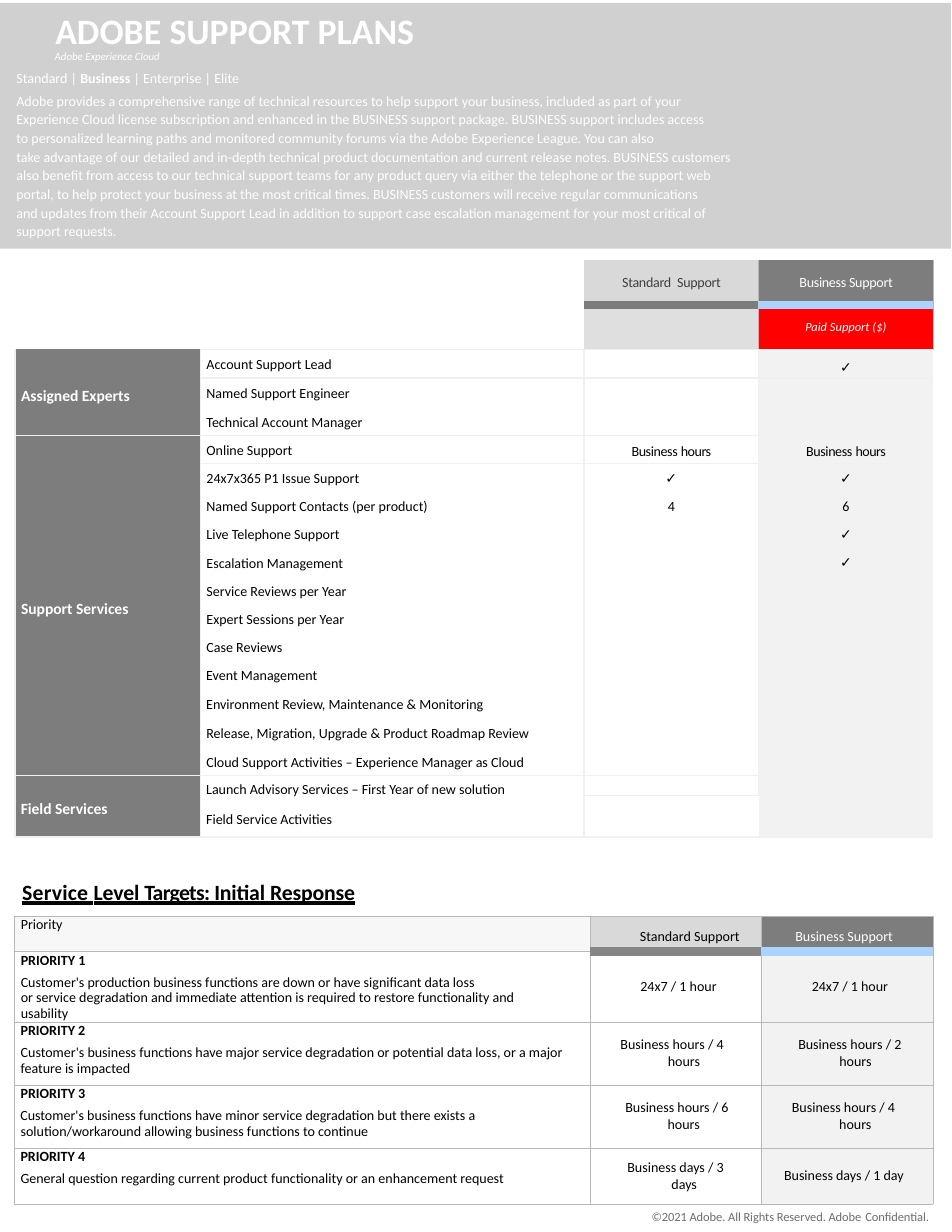
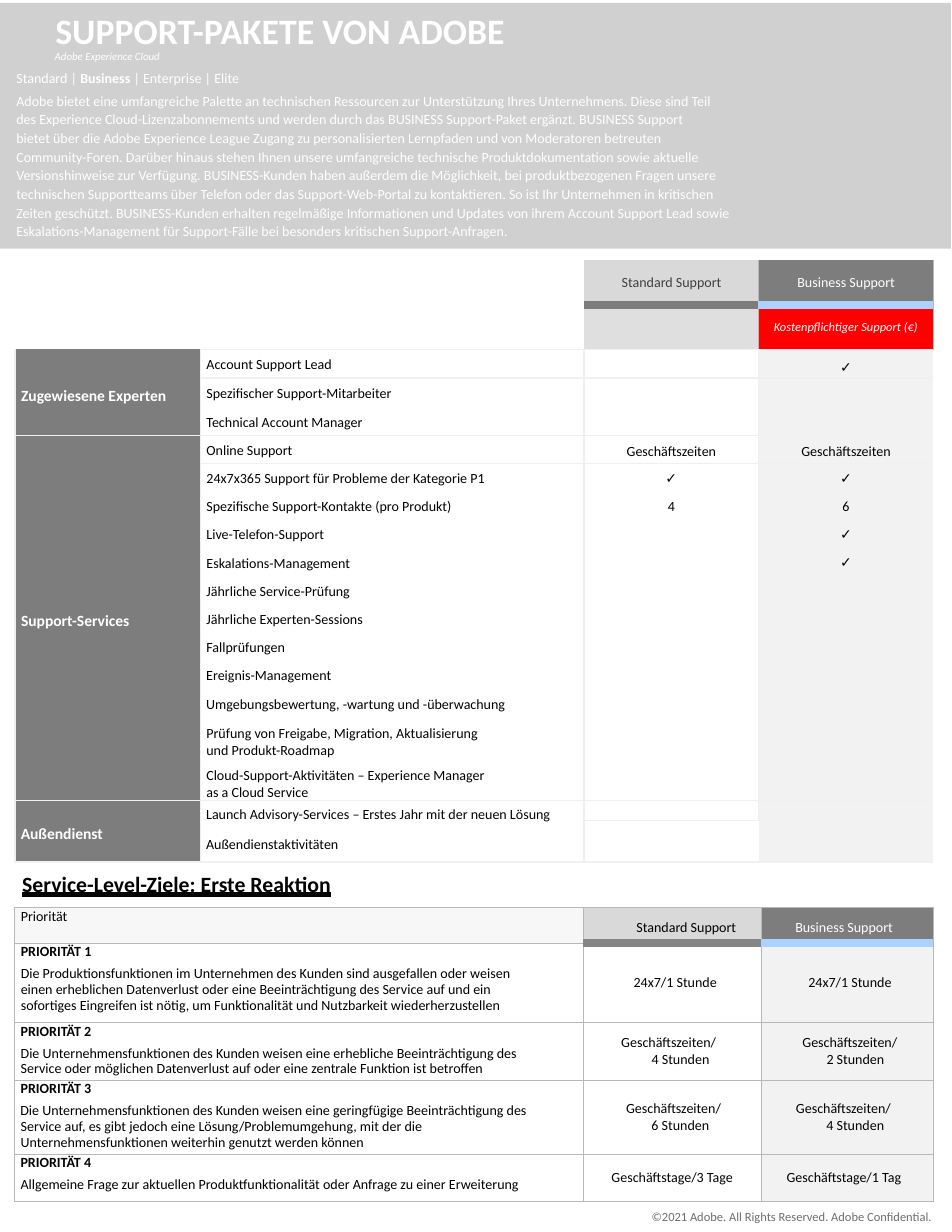
Before and after one commit to AdobeDocs/support-resources.de-DE, a slide deck: slide 1 of help/data-sheets/assets/BusinessSupportDatasheet.pptx. Drawn at 952x1232 pixels with LibreOffice and Linux fonts; fonts in the diff are those of the drawing; grey boxes stand for pictures; background and template pictures are left out. Boxes give left, top, right and bottom in pixels: in the first picture for what was removed or moved away, otherwise in the second. Text is boxed around its words. In the diff, an @@ line names an element or a change of style, - is before the commit and + after.

```diff
--- a/help/data-sheets/assets/BusinessSupportDatasheet.pptx
+++ b/help/data-sheets/assets/BusinessSupportDatasheet.pptx
@@ title at (55,21,505,44): text changed @@
-ADOBE SUPPORT PLANS
+SUPPORT-PAKETE VON ADOBE
@@ text at (16,97,729,238): text changed @@
-Adobe provides a comprehensive range of technical resources to help support your business, included as part of your Experience Cloud license subscription and enhanced in the BUSINESS support package. BUSINESS support includes access to personalized learning paths and monitored community forums via the Adobe Experience League. You can also take advantage of our detailed and in-depth technical product documentation and current release notes. BUSINESS customers also benefit from access to our technical support teams for any product query via either the telephone or the support web portal, to help protect your business at the most critical times. BUSINESS customers will receive regular communications and updates from their Account Support Lead in addition to support case escalation management for your most critical of support requests.
+Adobe bietet eine umfangreiche Palette an technischen Ressourcen zur Unterstützung Ihres Unternehmens. Diese sind Teil des Experience Cloud-Lizenzabonnements und werden durch das BUSINESS Support-Paket ergänzt. BUSINESS Support
+bietet über die Adobe Experience League Zugang zu personalisierten Lernpfaden und von Moderatoren betreuten Community-Foren. Darüber hinaus stehen Ihnen unsere umfangreiche technische Produktdokumentation sowie aktuelle Versionshinweise zur Verfügung. BUSINESS-Kunden haben außerdem die Möglichkeit, bei produktbezogenen Fragen unsere technischen Supportteams über Telefon oder das Support-Web-Portal zu kontaktieren. So ist Ihr Unternehmen in kritischen Zeiten geschützt. BUSINESS-Kunden erhalten regelmäßige Informationen und Updates von ihrem Account Support Lead sowie Eskalations-Management für Support-Fälle bei besonders kritischen Support-Anfragen.
@@ table at (15,260,934,862) @@
-row 2, column 4: Paid Support ($)
+row 2, column 4: Kostenpflichtiger Support (€)
-row 3, column 1: Assigned Experts
+row 3, column 1: Zugewiesene Experten
-row 4, column 2: Named Support Engineer
+row 4, column 2: Spezifischer Support-Mitarbeiter
-row 6: Support Services | Online Support | Business hours | Business hours
+row 6: Support-Services | Online Support | Geschäftszeiten | Geschäftszeiten
-row 7, column 2: 24x7x365 P1 Issue Support
+row 7, column 2: 24x7x365 Support für Probleme der Kategorie P1
-row 8, column 2: Named Support Contacts (per product)
+row 8, column 2: Spezifische Support-Kontakte (pro Produkt)
-row 9, column 2: Live Telephone Support
+row 9, column 2: Live-Telefon-Support
-row 10, column 2: Escalation Management
+row 10, column 2: Eskalations-Management
-row 11, column 2: Service Reviews per Year
+row 11, column 2: Jährliche Service-Prüfung
-row 12, column 2: Expert Sessions per Year
+row 12, column 2: Jährliche Experten-Sessions
-row 13, column 2: Case Reviews
+row 13, column 2: Fallprüfungen
-row 14, column 2: Event Management
+row 14, column 2: Ereignis-Management
-row 15, column 2: Environment Review, Maintenance & Monitoring
+row 15, column 2: Umgebungsbewertung, -wartung und -überwachung
-row 16, column 2: Release, Migration, Upgrade & Product Roadmap Review
+row 16, column 2: Prüfung von Freigabe, Migration, Aktualisierung und Produkt-Roadmap
-row 17, column 2: Cloud Support Activities – Experience Manager as Cloud
+row 17, column 2: Cloud-Support-Aktivitäten – Experience Manager as a Cloud Service
-row 18, column 1: Field Services
+row 18, column 1: Außendienst
-row 18, column 2: Launch Advisory Services – First Year of new solution / Field Service Activities
+row 18, column 2: Launch Advisory-Services – Erstes Jahr mit der neuen Lösung / Außendienstaktivitäten
@@ letter spacing -0.2 to 0 pt in "Standard Support", "Business Support" @@
@@ text at (22,874,330,899): text changed @@
-Service Level Targets: Initial Response
+Service-Level-Ziele: Erste Reaktion
@@ table at (15,907,933,1202) @@
-row 1, column 1: Priority
+row 1, column 1: Priorität
-row 2: PRIORITY 1 / Customer's production business functions are down or have significant data loss or service degradation and immediate attention is required to restore functionality and usability | 24x7 / 1 hour | 24x7 / 1 hour
+row 2: PRIORITÄT 1 / Die Produktionsfunktionen im Unternehmen des Kunden sind ausgefallen oder weisen einen erheblichen Datenverlust oder eine Beeinträchtigung des Service auf und ein sofortiges Eingreifen ist nötig, um Funktionalität und Nutzbarkeit wiederherzustellen | 24x7/1 Stunde | 24x7/1 Stunde
-row 3: PRIORITY 2 / Customer's business functions have major service degradation or potential data loss, or a major feature is impacted | Business hours / 4 hours | Business hours / 2 hours
+row 3: PRIORITÄT 2 / Die Unternehmensfunktionen des Kunden weisen eine erhebliche Beeinträchtigung des Service oder möglichen Datenverlust auf oder eine zentrale Funktion ist betroffen | Geschäftszeiten/ 4 Stunden | Geschäftszeiten/ 2 Stunden
-row 4: PRIORITY 3 / Customer's business functions have minor service degradation but there exists a solution/workaround allowing business functions to continue | Business hours / 6 hours | Business hours / 4 hours
+row 4: PRIORITÄT 3 / Die Unternehmensfunktionen des Kunden weisen eine geringfügige Beeinträchtigung des Service auf, es gibt jedoch eine Lösung/Problemumgehung, mit der die Unternehmensfunktionen weiterhin genutzt werden können | Geschäftszeiten/ 6 Stunden | Geschäftszeiten/ 4 Stunden
-row 5: PRIORITY 4 / General question regarding current product functionality or an enhancement request | Business days / 3 days | Business days / 1 day
+row 5: PRIORITÄT 4 / Allgemeine Frage zur aktuellen Produktfunktionalität oder Anfrage zu einer Erweiterung | Geschäftstage/3 Tage | Geschäftstage/1 Tag
@@ table: place and size @@
-table at (15,916,933,1196)
+table at (15,907,933,1202)
@@ text "©2021 Adobe. All Rights Reserved. ..." at (652,1212,931,1223): letter spacing -0.1 to 0 pt @@
```
Also in this commit, not shown: 2 other slides changed, 7 other files.
